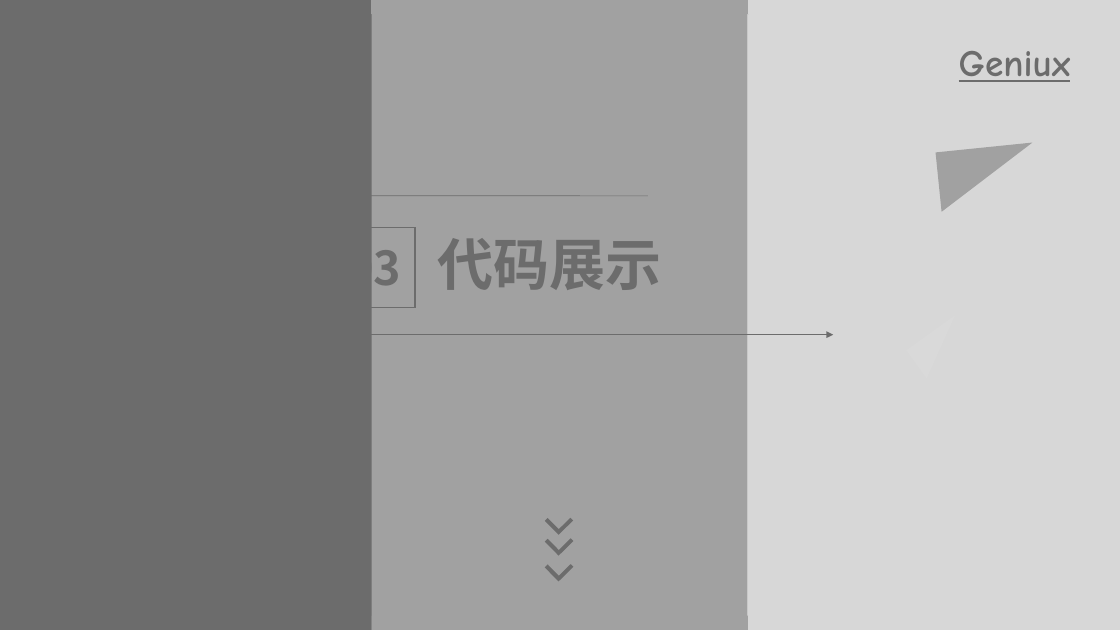
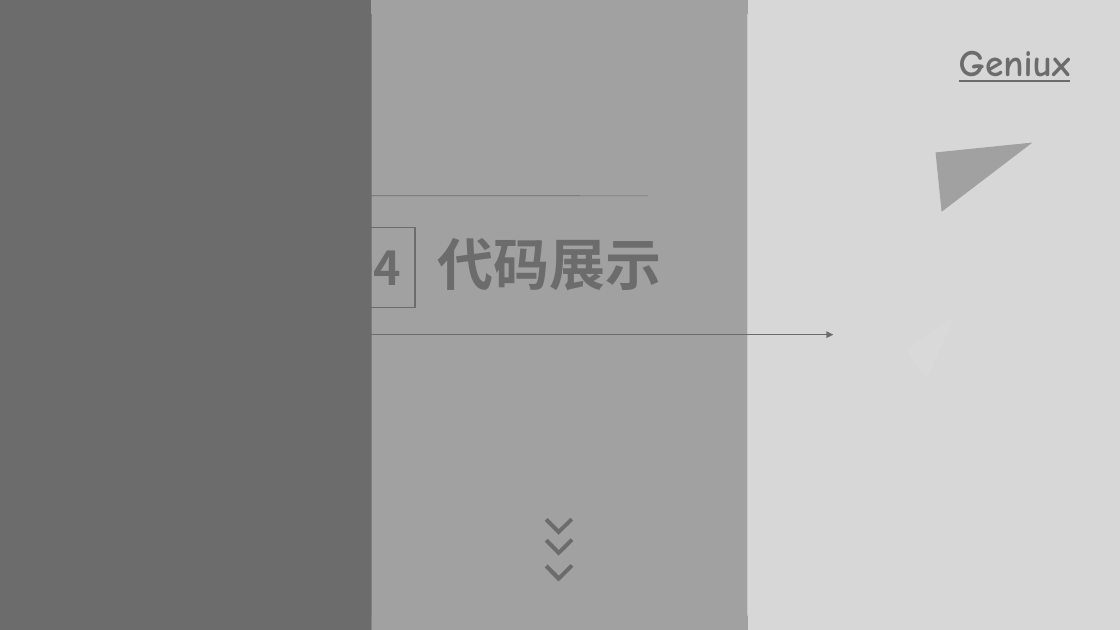
Before and after one commit to TJU-SSE-2018-OSLab/2018-OSLab, a slide deck: slide 13 of 操作系统答辩PPT.pptx. Drawn at 1120x630 pixels with LibreOffice and Linux fonts; fonts in the diff are those of the drawing; background and template pictures are left out. Boxes give left, top, right and bottom in pixels: in the first picture for what was removed or moved away, otherwise in the second. Text is boxed around its words. In the diff, an @@ line names an element or a change of style, - is before the commit and + after.

```diff
--- a/操作系统答辩PPT.pptx
+++ b/操作系统答辩PPT.pptx
@@ text at [346, 238, 401, 298]: text changed @@
-03
+04
```
Also in this commit, not shown: 3 other slides changed, 12 slides removed, 2 other files.
